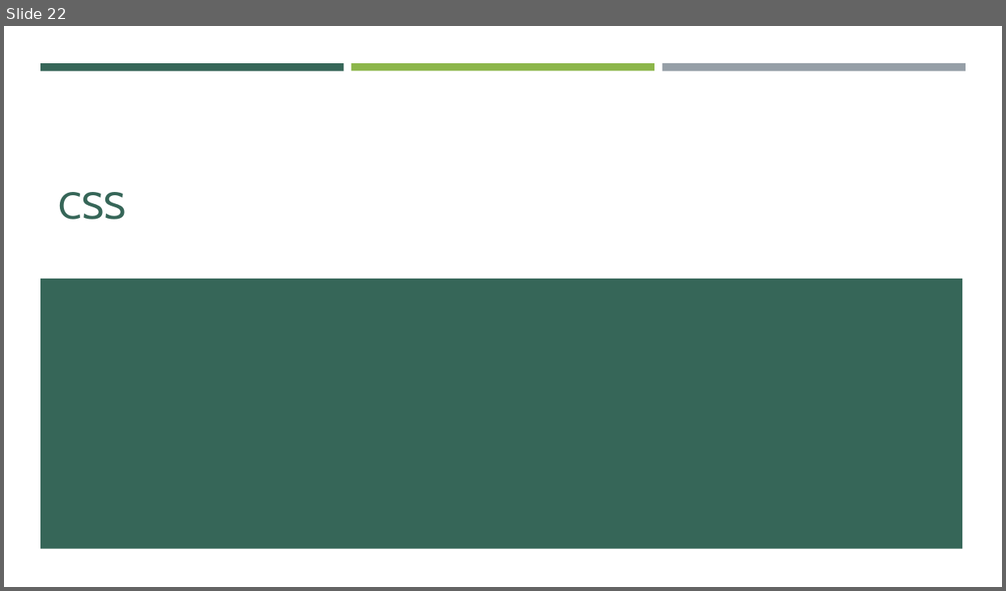
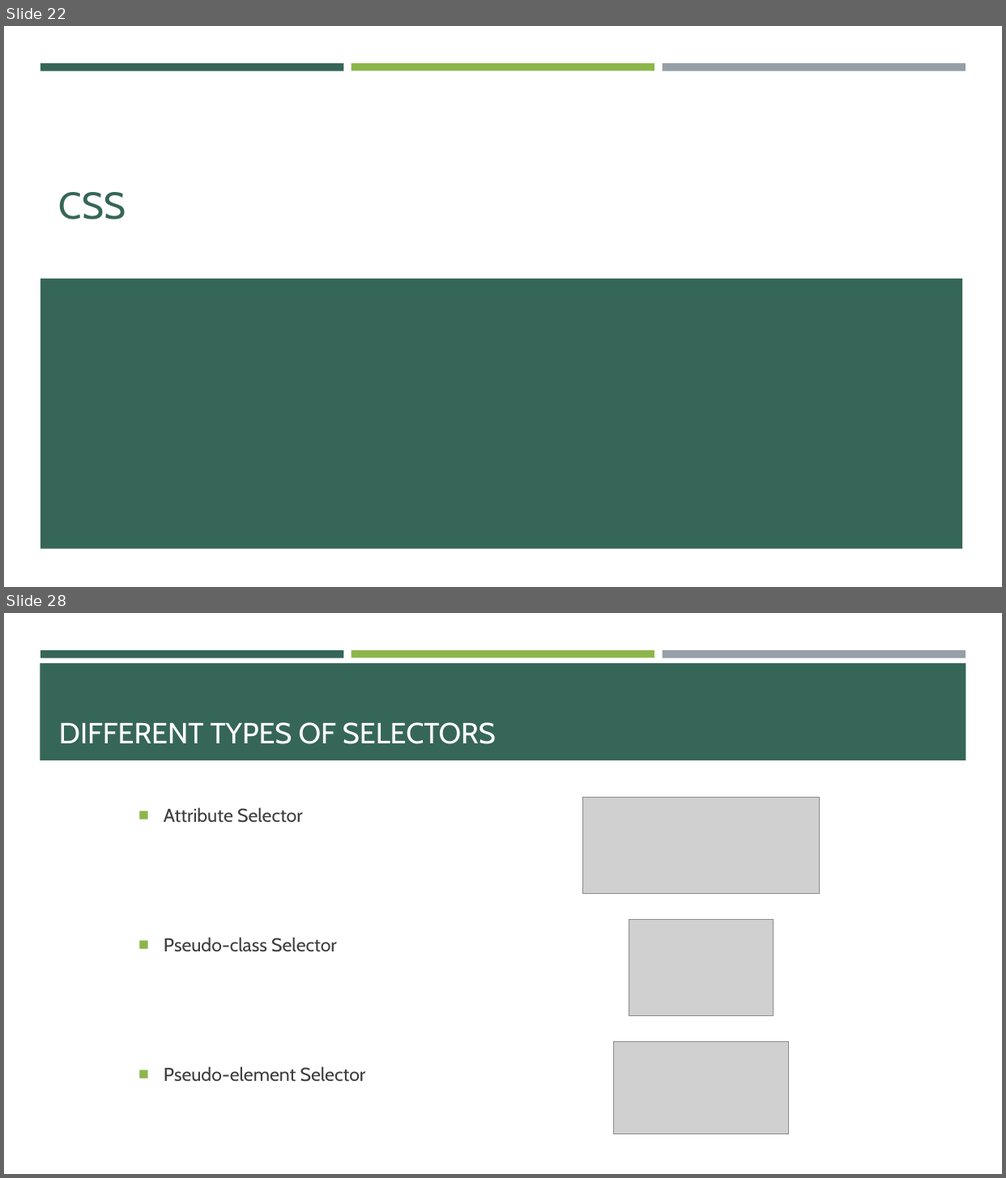
Before and after one commit to e-m-wilson/SNOW, a slide deck: Week_1/003-HTML_&_CSS/HTML-CSS.pptx. Shown one above the other, each under a label of ours: slide 22 before the commit, slides 22 and 28 after it; the slides between them are not shown. The pictures are 1006x591 and 1006x1178 pixels, drawn with LibreOffice and Linux fonts; fonts in the diff are those of the drawing; grey boxes stand for pictures. Boxes give left, top, right and bottom in pixels: in the first picture for what was removed or moved away, otherwise in the second. Text is boxed around its words. In the diff, an @@ line names an element or a change of style, - is before the commit and + after.

```diff
--- a/Week_1/003-HTML_&_CSS/HTML-CSS.pptx
+++ b/Week_1/003-HTML_&_CSS/HTML-CSS.pptx
@@ slide 28 added at (4, 613, 1002, 1174), background #FFFFFF; not listed: 3 template elements that a slide beside it also shows @@
@@ rectangle added at (40, 663, 966, 760), fill #366658 @@
@@ title added at (59, 722, 496, 744), 28 pt, text #FFFFFF @@
+DIFFERENT TYPES OF SELECTORS
@@ picture added at (583, 797, 820, 894) @@
@@ text added at (164, 807, 366, 1082), 18 pt, text #3D3D3D @@
+■ Attribute Selector
+■ Pseudo-class Selector
+■ Pseudo-element Selector
@@ picture added at (629, 920, 774, 1016) @@
@@ picture added at (614, 1042, 789, 1135) @@
```
Also in this commit, not shown: 20 other slides added, 1 other file.
